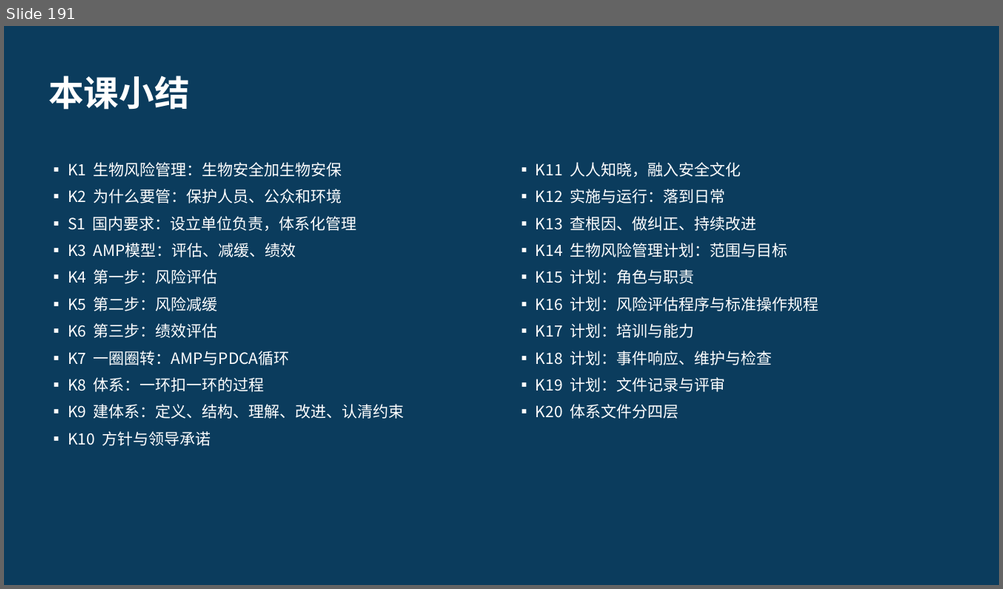
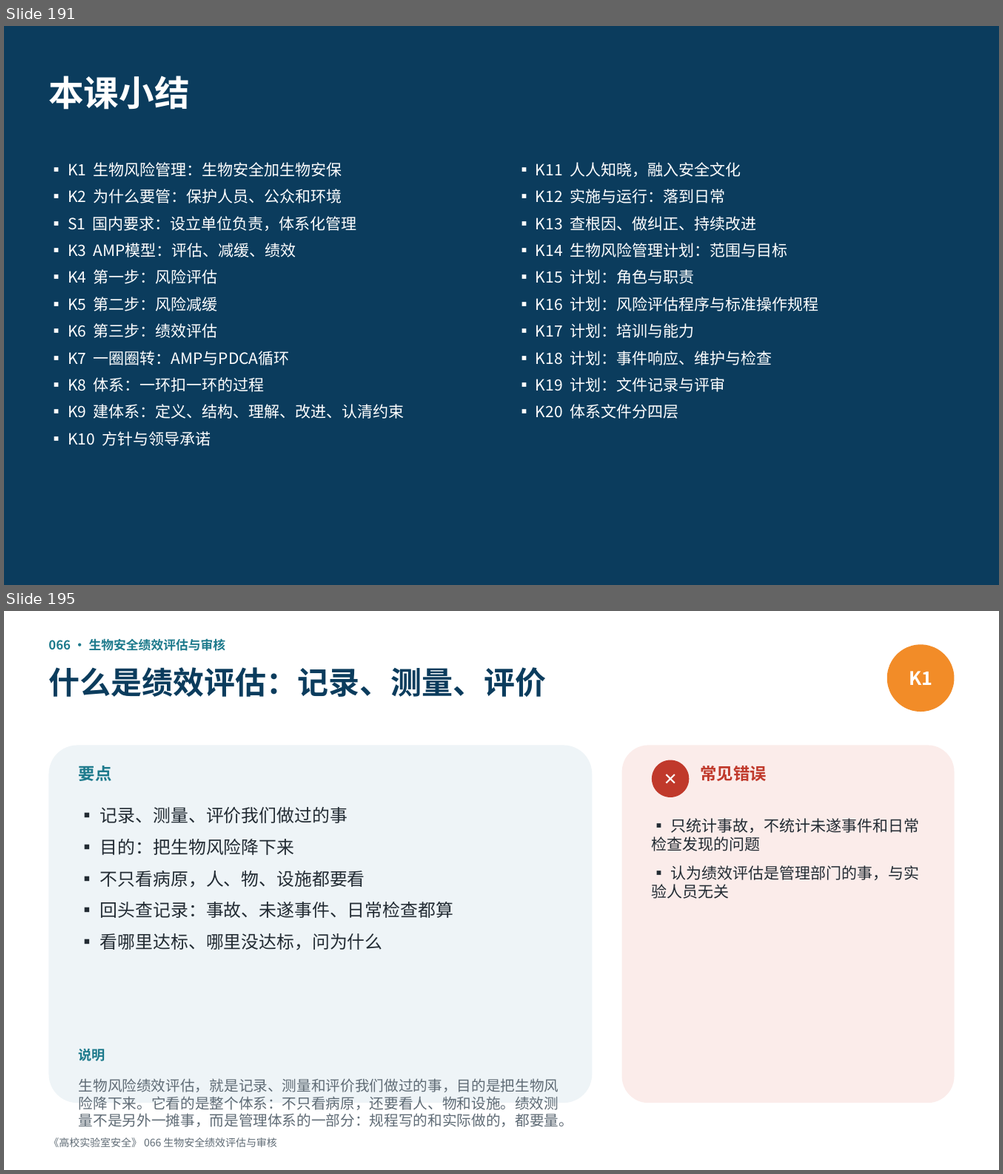
Before and after one commit to hanrongwx-max/videoyoutubo, a slide deck: course/高校实验室安全/课件/第6章_生物安全.pptx. Shown one above the other, each under a label of ours: slide 191 before the commit, slides 191 and 195 after it; the slides between them are not shown. The pictures are 1003x589 and 1003x1174 pixels, drawn with LibreOffice and Linux fonts; fonts in the diff are those of the drawing. Boxes give left, top, right and bottom in pixels: in the first picture for what was removed or moved away, otherwise in the second. Text is boxed around its words. In the diff, an @@ line names an element or a change of style, - is before the commit and + after.

```diff
--- a/course/高校实验室安全/课件/第6章_生物安全.pptx
+++ b/course/高校实验室安全/课件/第6章_生物安全.pptx
@@ slide 195 added at [4, 611, 999, 1170], background #FFFFFF @@
@@ text added at [48, 638, 226, 651], 12 pt, text #1D7A8C, bold @@
+066 · 生物安全绩效评估与审核
@@ ellipse added at [887, 644, 954, 712], fill #F28C28, 18 pt, text #FFFFFF, bold @@
+K1
@@ text added at [48, 667, 546, 697], 30 pt, text #0B3C5D, bold @@
+什么是绩效评估：记录、测量、评价
@@ rounded rectangle added at [48, 745, 592, 1103], fill #EEF4F7 @@
@@ text added at [79, 766, 112, 781], 16 pt, text #1D7A8C, bold @@
+要点
@@ rounded rectangle added at [622, 745, 954, 1103], fill #FBECEA @@
@@ ellipse added at [652, 760, 689, 797], fill #C0392B, 16 pt, text #FFFFFF, bold @@
+✕
@@ text added at [700, 766, 765, 781], 16 pt, text #C0392B, bold @@
+常见错误
@@ text added at [100, 807, 453, 950], 17 pt, text #222B33 @@
+▪ 记录、测量、评价我们做过的事
+▪ 目的：把生物风险降下来
+▪ 不只看病原，人、物、设施都要看
+▪ 回头查记录：事故、未遂事件、日常检查都算
+▪ 看哪里达标、哪里没达标，问为什么
@@ text added at [652, 818, 919, 899], 15 pt, text #222B33 @@
+▪ 只统计事故，不统计未遂事件和日常检查发现的问题
+▪ 认为绩效评估是管理部门的事，与实验人员无关
@@ text added at [79, 1049, 105, 1062], 13 pt, text #1D7A8C, bold @@
+说明
@@ text added at [79, 1079, 573, 1128], 14 pt, text #5F6B75 @@
+生物风险绩效评估，就是记录、测量和评价我们做过的事，目的是把生物风险降下来。它看的是整个体系：不只看病原，还要看人、物和设施。绩效测量不是另外一摊事，而是管理体系的一部分：规程写的和实际做的，都要量。
@@ text added at [48, 1138, 277, 1147], 10 pt, text #5F6B75 @@
+《高校实验室安全》 066 生物安全绩效评估与审核
```
Also in this commit, not shown: 21 other slides added, 2 other files.
